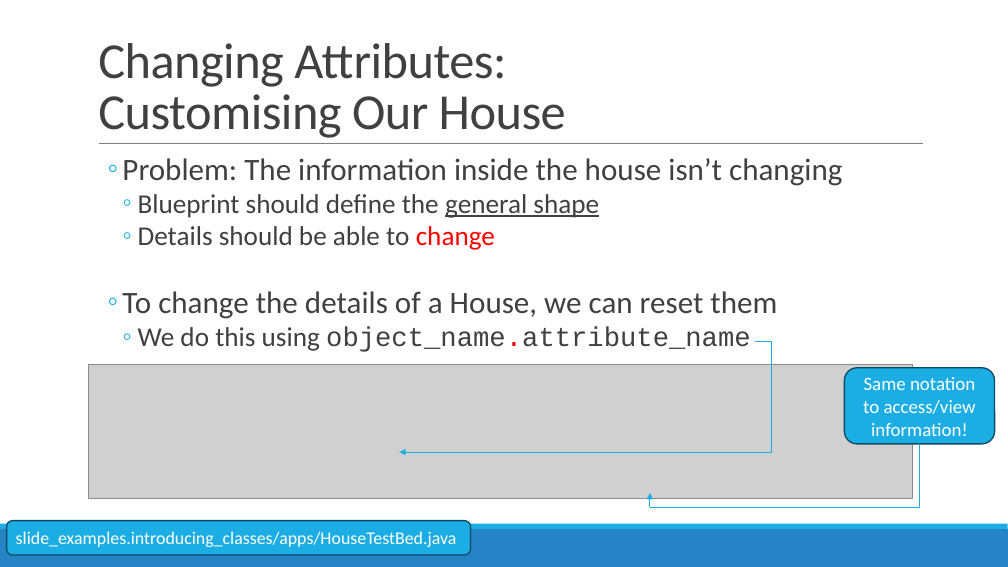
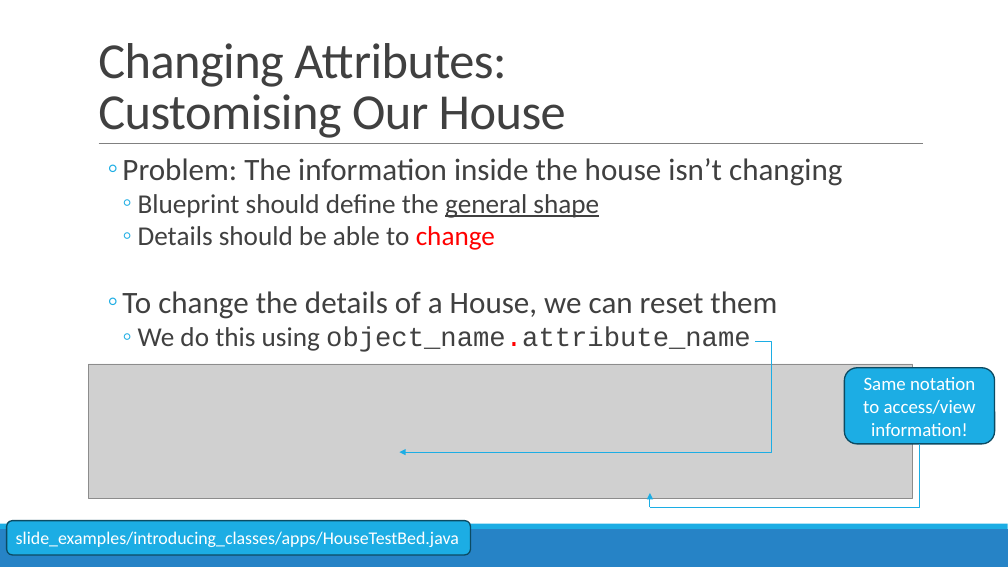
Before and after one commit to mgraham-dkit/OOP_Java_course_materials_2026-27, a slide deck: slide 16 of Notes/01) Introducing Classes.pptx. Drawn at 1008x567 pixels with LibreOffice and Linux fonts; fonts in the diff are those of the drawing; grey boxes stand for pictures. Boxes give left, top, right and bottom in pixels: in the first picture for what was removed or moved away, otherwise in the second. Text is boxed around its words. In the diff, an @@ line names an element or a change of style, - is before the commit and + after.

```diff
--- a/Notes/01) Introducing Classes.pptx
+++ b/Notes/01) Introducing Classes.pptx
@@ text in rounded rectangle at <box>16,531,459,547</box>: text changed @@
-slide_examples.introducing_classes/apps/HouseTestBed.java
+slide_examples/introducing_classes/apps/HouseTestBed.java
```
Also in this commit, not shown: 5 other slides changed, 2 slides added, 3 other files.
